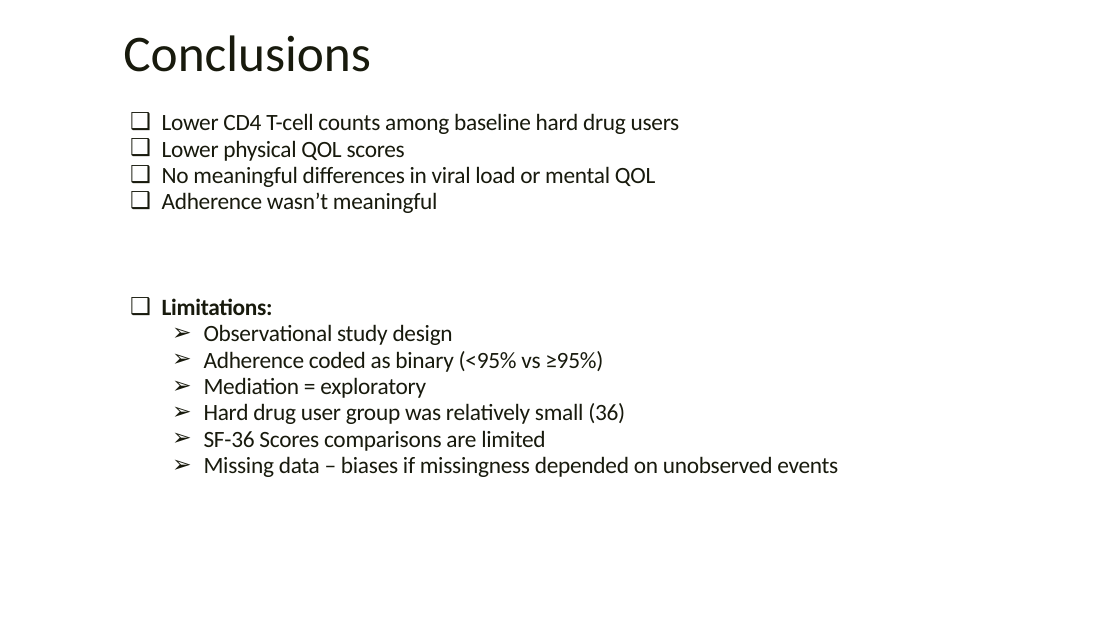
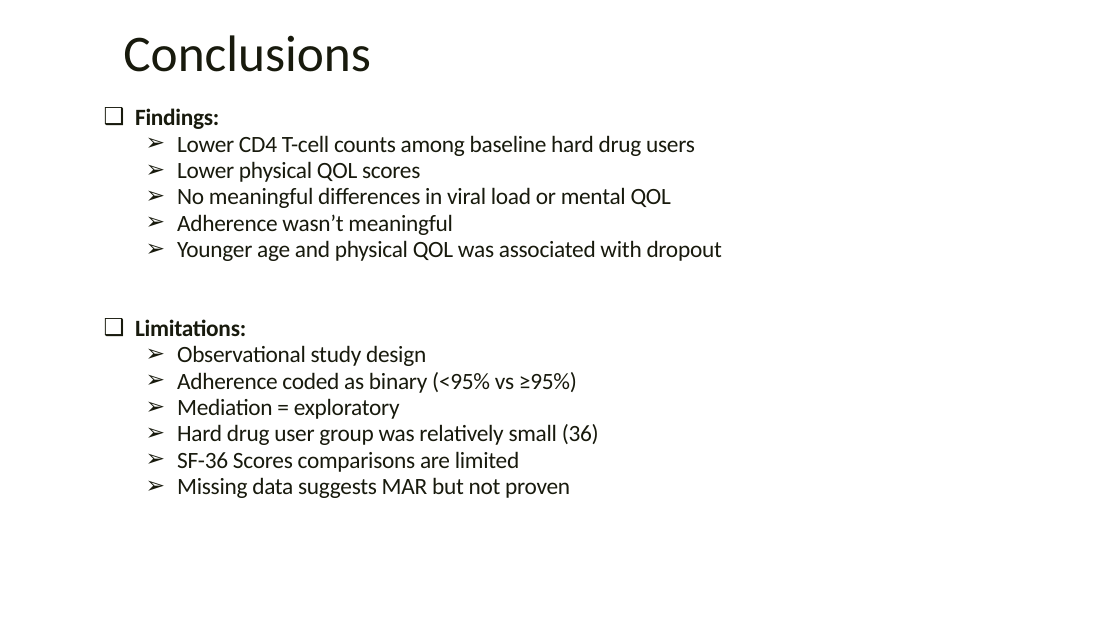
Before and after one commit to rysummers/BIOS6624-Class, a slide deck: slide 9 of Project1/Reports/Project1_Presentation_summers.pptx (slide 8 before the commit). Drawn at 1120x630 pixels with LibreOffice and Linux fonts; fonts in the diff are those of the drawing; background and template pictures are left out. Boxes give left, top, right and bottom in pixels: in the first picture for what was removed or moved away, otherwise in the second. Text is boxed around its words. In the diff, an @@ line names an element or a change of style, - is before the commit and + after.

```diff
--- a/Project1/Reports/Project1_Presentation_summers.pptx
+++ b/Project1/Reports/Project1_Presentation_summers.pptx
@@ text "Findings:": place and size @@
-text "Findings:" at (162, 113, 838, 477)
+text "Findings:" at (135, 108, 722, 498)
@@ text at (135, 108, 219, 129): paragraph added @@
+❑ Findings:
@@ text at (177, 135, 695, 235): bullet ❑ to ➢; list level 1 to 2 in "Lower CD4 T-cell counts among ..."; list level 1 to 2 in "Lower physical QOL scores"; list level 1 to 2 in "No meaningful differences in viral ..."; list level 1 to 2 in "Adherence wasn’t meaningful" @@
@@ text at (177, 240, 722, 261): paragraph added @@
+  ➢ Younger age and physical QOL was associated with dropout
@@ text at (177, 477, 570, 498): text changed @@
-  ➢ Missing data – biases if missingness depended on unobserved events
+  ➢ Missing data suggests MAR but not proven
```
Also in this commit, not shown: 3 other slides changed, 3 slides added, 2 slides removed, 11 other files.
